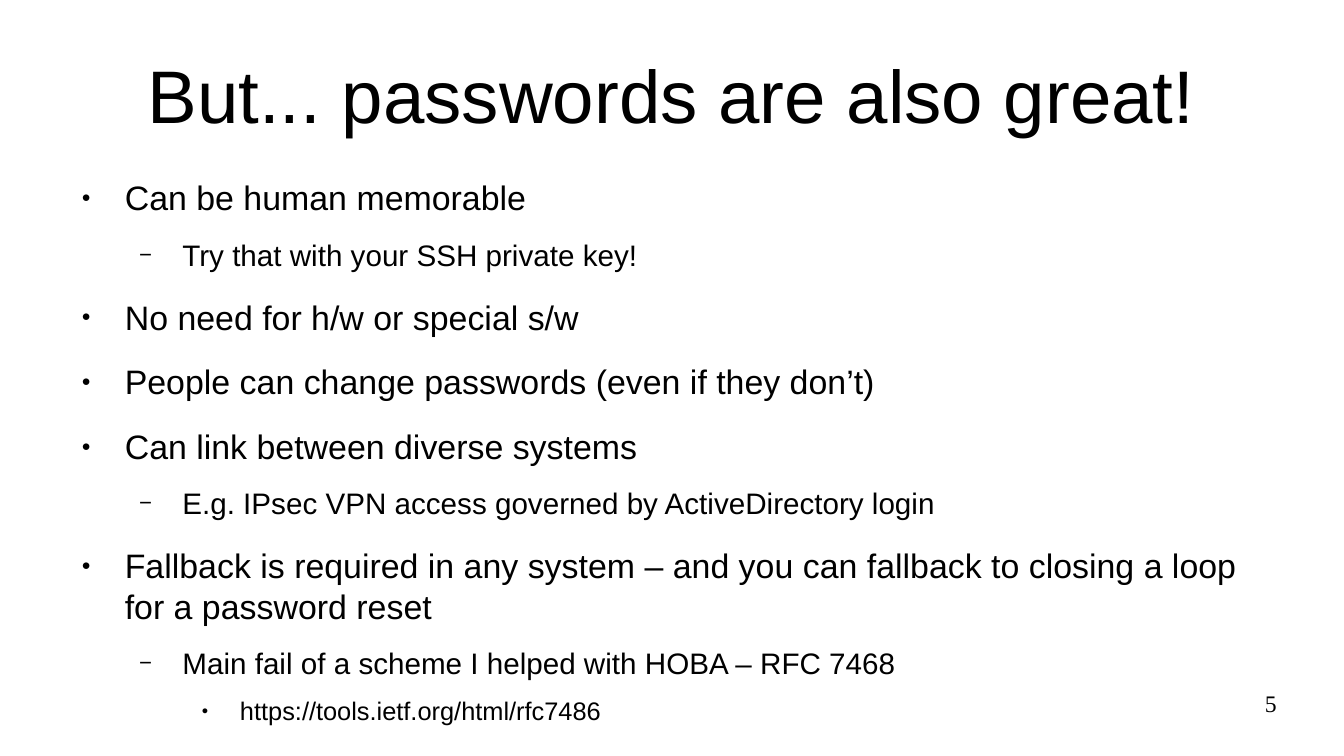
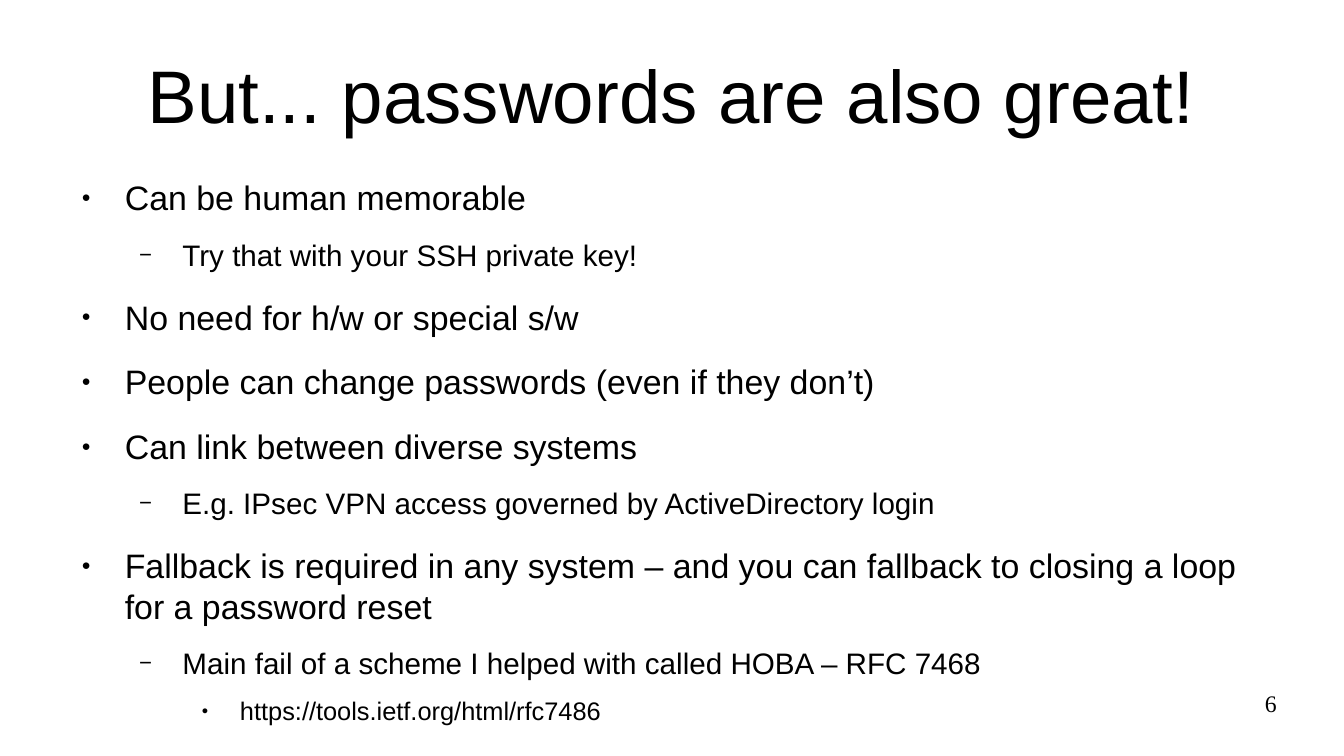
Before and after one commit to sftcd/cs7ns1, a slide deck: slide 6 of about-passwords.odp (slide 5 before the commit). Drawn at 1344x756 pixels with LibreOffice and Linux fonts; fonts in the diff are those of the drawing. Boxes give left, top, right and bottom in pixels: in the first picture for what was removed or moved away, otherwise in the second. Text is boxed around its words. In the diff, an @@ line names an element or a change of style, - is before the commit and + after.

Commit message:
tweak passwords pressie

```diff
--- a/about-passwords.odp
+++ b/about-passwords.odp
@@ text at (x1=182, y1=652, x2=981, y2=680): text changed @@
-  − Main fail of a scheme I helped with HOBA – RFC 7468
+  − Main fail of a scheme I helped with called HOBA – RFC 7468
@@ page number at (x1=1265, y1=696, x2=1277, y2=713): text changed @@
-5
+6
```
Also in this commit, not shown: 10 other slides changed, 2 slides added, 1 other file.
